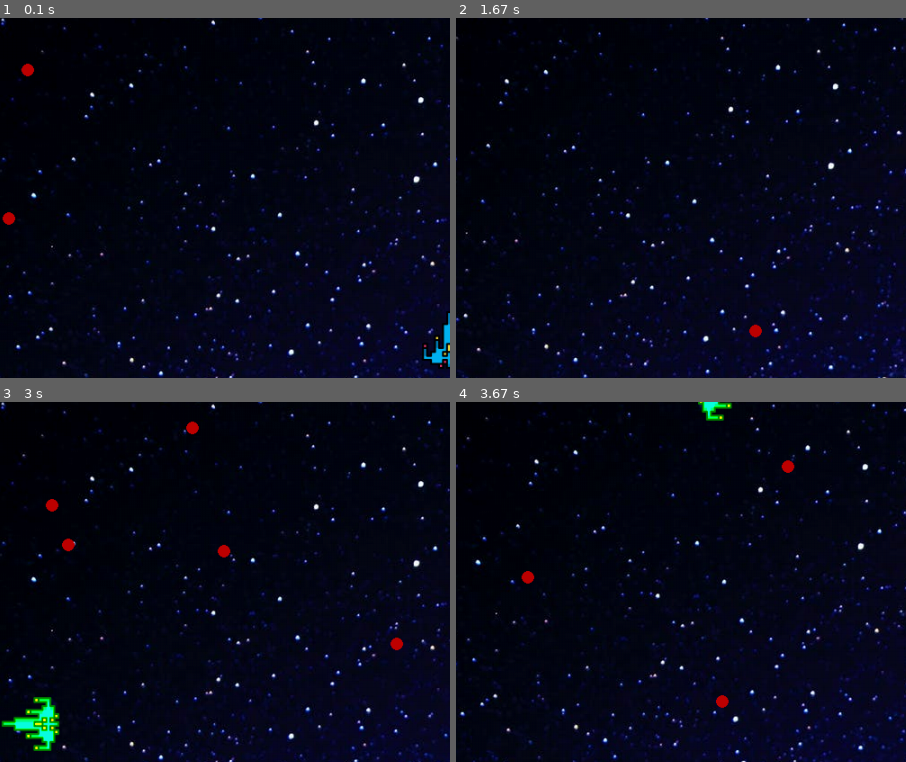
Above: before the commit, frames 1-4 (two rows, left to right).
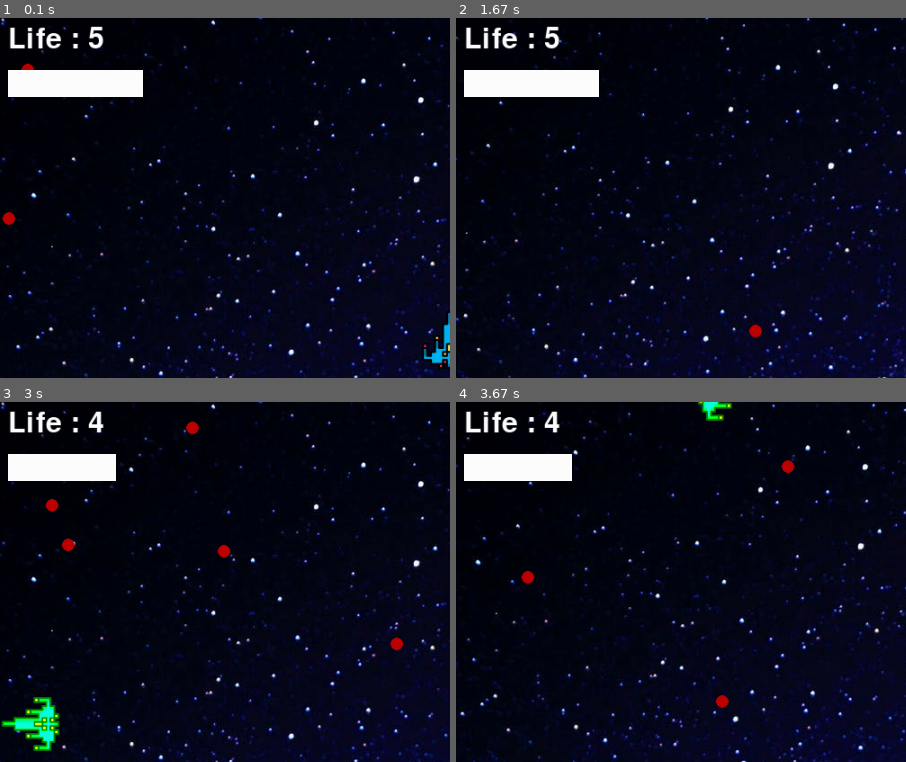
Above: after the commit, the same moments.

Repository: snacktime81/SAST
Game: pygame game, started from pygame_practice/main.py
Same seed, same stepped clock (60 frames per second), same inputs: the game is played once before the commit and once after it.
Inputs:
- Up to frame 1 (0.1 s): no input
- Up to frame 2 (1.67 s): hold Right 0.33-0.8 s; hold Up 0.83-1.13 s; hold Right 1.17-1.63 s
- Up to frame 3 (3 s): hold Left 1.67-2.2 s; hold Down 2.23-2.53 s; hold Left 2.57-2.97 s
- Up to frame 4 (3.67 s): hold Up 3-3.37 s; hold Right from 3.4 s (still down)
The pictures show only the part of the screen within x 0-50%, y 5-55%; the shares and areas given below are measured in that part.

The runs differ from the first frame. In frame 1, 2.8% of the frame differs, in the area x 1-32%, y 2-22%; in frame 2, 2.8%; in frame 3, 2.3%; in frame 4, 2.3%.

Commit message:
Add life_bar and insert remark

Diff:
--- a/pygame_practice/main.py
+++ b/pygame_practice/main.py
@@ -4,6 +4,7 @@
 from bullet import Bullet
 import math
 import time
+from matplotlib import pyplot
 
 def collision(obj1, obj2):
   dist = ((obj1.pos[0] - obj2.pos[0]) ** 2 + (obj1.pos[1] - obj2.pos[1]) ** 2)
@@ -27,8 +28,10 @@
 
 
 bg_image = pygame.image.load('pygame_practice/picture/bg.jpg')
-bg_pos_w = 0
+bg_pos_w = 0 # 배경을 움직이기 위해서 만듬
 bg_pos_h = 0
+bg_to_w = 0
+bg_to_h = 0
 
 player = Player(WIDTH, HEIGHT)
 
@@ -43,16 +46,15 @@
 
 pygame.mixer.music.load('pygame_practice/sound/bgm.wav')
 pygame.mixer.music.play(-1)
-collision_sound = pygame.mixer.Sound('pygame_practice/sound/shot.wav')
+collision_sound = pygame.mixer.Sound('pygame_practice/sound/shot.wav') # 충돌시 생기는 효과음을 가져옴
 
-explosion = pygame.image.load('pygame_practice/picture/explosion.png')
-explosion = pygame.transform.scale(explosion, (120, 120))
+explosion = pygame.image.load('pygame_practice/picture/explosion.png') # 충돌시 생기는 터지는 그림을 가져옴
+explosion = pygame.transform.scale(explosion, (120, 120)) # 그림의 크기를 비행기 보다 조금더  크게 설정함
 
-bg_to_w = 0
-bg_to_h = 0
-life = 5
-k = -3
-invin = True
+life = 5 # 목숨을 5개로 설정함
+k = -3 # 무적시간을 3초로 설정해주기 위해 -3으로 설정함
+invin = False # 플레이어의 현재 상태가 무적인지 아닌지를 판단하기 위해서 만듬 True면 무적상태이고 False면 무적상태가 아니다
+life_bar = 150 # 목숨을 나타내는 막대기의 길이 값
 x = 0
 running = True
 gameover = False
@@ -75,7 +77,7 @@
     if event.type == pygame.KEYDOWN:
       if event.key == pygame.K_RIGHT:
         player.goto(1, 0)
-        bg_to_w -= dt * 0.05
+        bg_to_w -= dt * 0.05 # 플레이어가 누르는 방향키에 반응하여 배경을 움직이기 위함
       elif event.key == pygame.K_LEFT:
         player.goto(-1, 0)
         bg_to_w += dt * 0.05
@@ -100,17 +102,23 @@
         bg_to_h -= dt * 0.05
 
   screen.fill((0, 0, 0))
-  bg_pos_w += bg_to_w
+  bg_pos_w += bg_to_w # 방향기를 누를 상태에 따라 배경이 지속적으로 이동함
   bg_pos_h += bg_to_h
-  screen.blit(bg_image, (bg_pos_w, bg_pos_h))
+  screen.blit(bg_image, (bg_pos_w, bg_pos_h)) # 상하로도 배경이 움직이기 위해 bg_pos_h를 넣어줌
   player.update(dt,screen)
-  player.draw(screen, invin)
+  player.draw(screen, invin) # invin을 넣어서 플레이어의 무적 상태를 확인해 준다.
 
   for b in bullets:
     b.update_and_draw(dt, screen)
 
   txt = f"Time : {play_time/1000:.1f}, Bullets : {len(bullets)}"
   draw_text(txt, 32, (10, 10), (255,255,255))
+  draw_text(f"Life : {str(life)}", 32, (10, 50), (255, 255, 255))
+  pygame.draw.rect(screen, (255, 255, 255), [10, 100, life_bar, 30])
+  #pygame.draw.rect(screen, (255, 255, 255), [40, 100, 30, 30])
+  #pygame.draw.rect(screen, (255, 255, 255), [70, 100, 30, 30])
+  #pygame.draw.rect(screen, (255, 255, 255), [100, 100, 30, 30])
+  #pygame.draw.rect(screen, (255, 255, 255), [130, 100, 30, 30])
 
   if gameover:
     txt = "Game Over"
@@ -118,18 +126,19 @@
     running = False
   pygame.display.update()
 
-  if play_time//1000 >= k + 3:
-    invin = True
+  if play_time//1000 >= k + 3: #충돌시 시간에서 3초가 흐른후에 충돌여부를 확인 할 수 있게 만듬
+    invin = False
     for b in bullets:
       if collision(player, b):
-        collision_sound.play()
-        screen.blit(explosion, player.calibpos())
-        pygame.display.update()
-        life -= 1
-        k = play_time//1000
+        collision_sound.play() # 충돌시 효과음을 불러옴
+        screen.blit(explosion, player.calibpos()) #충돌시 플레이어의 위치에 터지는 그림효과가 나타난다.
+        pygame.display.update() #터지는 그림효과를 볼 수 있게하기 위함
+        life -= 1 # 충돌시 생명을 1개 감소함
+        life_bar -= 30
+        k = play_time//1000 # 충돌시 시간을 측정함
         if life == 0:
           gameover = True
   else:
-    invin = False
+    invin = True
 
 time.sleep(1)
--- a/pygame_practice/player.py
+++ b/pygame_practice/player.py
@@ -23,15 +23,15 @@
     elif self.to == [1, 0]: self.angle = -90
     elif self.to == [1, -1]: self.angle = -45
     elif self.to == [0, -1]: self.angle = 0
-    if state:
+    if state: # 무적상태 라면 비행기가 반짝거리는 그림으로 바뀐다
+      k = self.image2
+    else: # 무적상태가 아니라면 일반 비행기 그림이 나온다
       k = self.image
-    else:
-      k = self.image2
     rotated_image = pygame.transform.rotate(k, self.angle)
     calibpos = (self.pos[0] - rotated_image.get_width()/2, self.pos[1] - rotated_image.get_height()/2)
     screen.blit(rotated_image, calibpos)
 
-  def calibpos(self):
+  def calibpos(self): #플레이어의 현재위치를 알려주는 함수이다.
     calibpos = (self.pos[0] - self.image.get_width()/2, self.pos[1] - self.image.get_height()/2)
     return calibpos
 
@@ -41,11 +41,3 @@
     self.pos[1] = (self.pos[1] + dt * self.to[1]) % height
 
     self.pos[0] = min((max(self.pos[0], 32)), width - 32)
-#    if self.pos[0] < 32:
-#      self.pos[0] = 32
-#    if self.pos[1] < 32:
-#      self.pos[1] = 32
-#    if self.pos[0] > width - 32:
-#      self.pos[0] = width - 32
-#    if self.pos[1] > height - 32:
-#      self.pos[1] = height - 32
